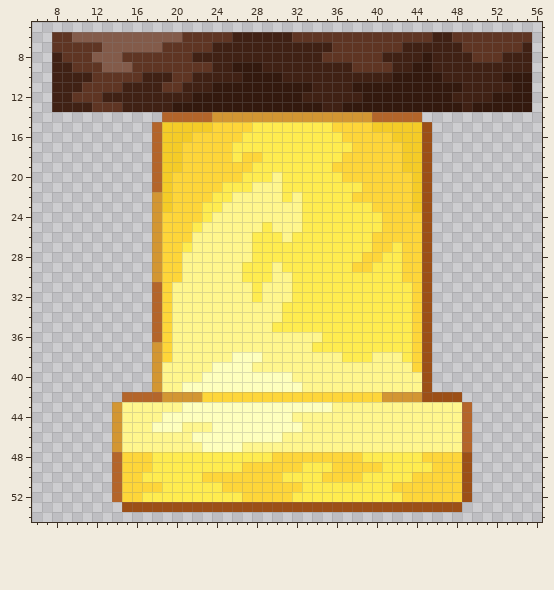
Two states of a pixel-art sprite, textures/items/villagebell.png. That is the earlier state.
The file is 64x64 pixels. Shown: x 6..56, y 5..54.
New version:
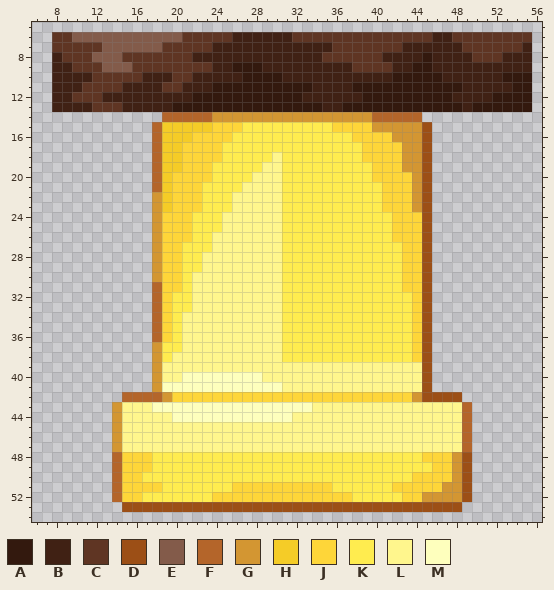
Palette (. is transparent): A #33190e  B #402114  C #5f3523  D #9c4f16  E #835b4a  F #b4652a  G #d39632  H #f5cc27  J #fed639  K #ffec4f  L #fff68d  M #feffbd
Difference:
The author changed colour H to colour G in row 15 at x 40 to 44; in row 16 at x 42 to 44; in rows 17 to 19 at x 43 to 44; in rows 20 to 23 at x 44.
The author changed colour J to colour G in rows 48 to 50 at x 48; in row 51 at x 47 to 48; in row 52 at x 45 to 48.
The author changed colour G to colour J in row 42 at x 20 to 22 and 41 to 43.
The author changed colour K to colour J in row 31 at x 43; in row 51 at x 33 to 35; in row 52 at x 24 to 26 and 32 to 37.
The author changed colour L to colour J in row 31 at x 20.
The author changed colour J to colour K in row 15 at x 27; in row 16 at x 26 and 37; in row 17 at x 25 and 38; in row 18 at x 25, 27 to 28 and 37 to 38; in row 19 at x 24 to 27 and 36 to 39; in row 20 at x 24 to 26 and 37 to 39.
The author changed colour J to colour K in row 21 at x 23 to 24 and 39 to 40; in row 22 at x 23 and 38 to 40; in row 23 at x 40; in row 24 at x 22 and 41; in row 25 at x 41; in rows 26 to 27 at x 40 to 41.
The author changed colour J to colour K in row 28 at x 39 to 40; in row 29 at x 38 to 39; in rows 37 to 38 at x 19; in row 48 at x 30 to 38; in row 49 at x 27 to 32 and 36 to 40; in row 50 at x 23 to 30 and 35 to 38.
The author changed colour J to colour K in row 51 at x 25.
The author changed colour L to colour K in row 22 at x 32; in row 23 at x 25 and 31 to 32; in row 24 at x 24 and 31 to 32; in row 25 at x 23 to 24 and 31 to 32; in row 26 at x 22 to 23 and 31; in row 27 at x 22 to 23.
The author changed colour L to colour K in rows 28 to 29 at x 21 to 22; in rows 30 to 31 at x 21 and 31; in row 32 at x 20 to 21 and 31; in row 33 at x 20 to 21; in rows 34 to 35 at x 20; in row 36 at x 20 and 31 to 34.
The author changed colour L to colour K in row 37 at x 20 and 31 to 33; in row 38 at x 31 to 36 and 40 to 42.
The author changed colour J to colour L in row 39 at x 44.
The author changed colour K to colour L in row 18 at x 30; in row 19 at x 29 to 30; in row 20 at x 28 to 29; in row 21 at x 27; in row 25 at x 29; in rows 26 to 28 at x 28 to 30.
The author changed colour K to colour L in rows 29 to 30 at x 27 to 29; in rows 31 to 32 at x 28; in row 35 at x 30.
The author changed colour M to colour L in row 38 at x 26 to 28; in row 39 at x 24 to 27; in row 40 at x 29 to 31; in row 41 at x 31 to 32; in row 43 at x 34 to 35; in row 44 at x 19.
The author changed colour M to colour L in row 45 at x 18 to 20 and 24 to 32; in row 46 at x 22 to 30; in row 47 at x 23 to 26.
The author changed colour L to colour M in row 40 at x 21 to 22; in row 41 at x 19 to 20; in row 43 at x 18 to 20.
Where, in picture pixels (left, top, right, bottom), the same in both pictures:
changed: (152, 122, 422, 502)
changed: (422, 452, 462, 502)
